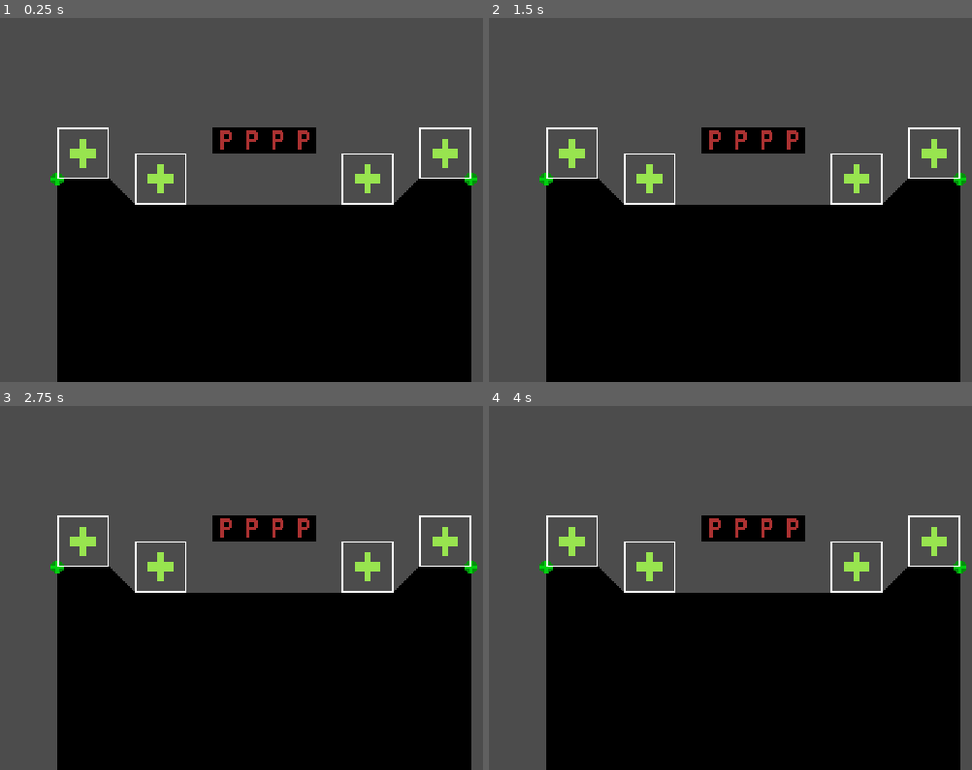
Above: before the commit, frames 1-4 (two rows, left to right).
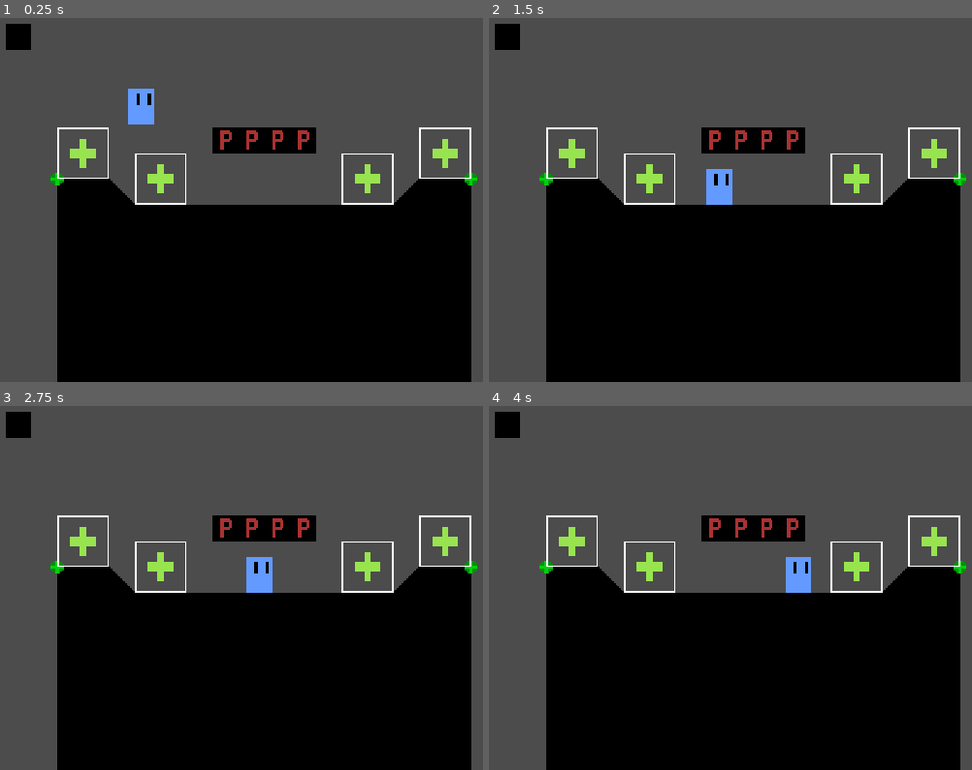
Above: after the commit, the same moments.

Repository: Logn35/SmashBox
Game: Godot game, scene res://Stages/Test Stage.tscn
Same seed, same stepped clock (60 frames per second), same inputs: the game is played once before the commit and once after it.
Inputs:
- Up to frame 1 (0.25 s): no input
- Up to frame 2 (1.5 s): hold D (moveRight, bound only after the commit) 0.53-1.28 s; hold A (moveLeft, bound only after the commit) from 1.28 s (still down)
- Up to frame 3 (2.75 s): release A (moveLeft, bound only after the commit) at 2.03 s; hold D (moveRight, bound only after the commit) from 2.03 s (still down)
- Up to frame 4 (4 s): release D (moveRight, bound only after the commit) at 3.53 s; hold A (moveLeft, bound only after the commit) from 3.53 s (still down)

The runs differ from the first frame. In frame 1, 0.9% of the frame differs, in the area x 1-32%, y 1-30%; in frame 2, 0.9%; in frame 3, 0.9%; in frame 4, 0.9%.

Commit message:
fixed something idk

Diff:
--- a/Stages/Test Stage.tscn
+++ b/Stages/Test Stage.tscn
@@ -1,14 +1,19 @@
-[gd_scene load_steps=5 format=2]
+[gd_scene load_steps=8 format=2]
 
 [ext_resource path="res://Assets/Stage Tiles/SolidTiles.tscn" type="PackedScene" id=1]
 [ext_resource path="res://Assets/Stage Tiles/Ledge.tscn" type="PackedScene" id=2]
 [ext_resource path="res://Assets/Stage Tiles/PlatformBlock.tscn" type="PackedScene" id=3]
 [ext_resource path="res://Assets/Stage Tiles/PlayerSpawner.tscn" type="PackedScene" id=4]
+[ext_resource path="res://Assets/Sprites/characters/Test Character.png" type="Texture" id=5]
+[ext_resource path="res://scripts/KinematicBody2D.gd" type="Script" id=6]
+
+[sub_resource type="RectangleShape2D" id=1]
+extents = Vector2( 8.00864, 11.0268 )
 
 [node name="Test Stage" type="Node2D"]
 
 [node name="SolidTiles" parent="." instance=ExtResource( 1 )]
-tile_data = PoolIntArray( 589831, 0, 0, 589832, 0, 0, 589833, 2, 0 …(2588 unchanged characters)…
+tile_data = PoolIntArray( 196613, 0, 0, 589831, 0, 0, 589832, 0, 0, 589833, 2, 0 …(2588 unchanged characters)…
 
 [node name="Platform Block" parent="." instance=ExtResource( 3 )]
 position = Vector2( 216, 120 )
@@ -39,3 +44,14 @@
 
 [node name="PlayerSpawner4" parent="." instance=ExtResource( 4 )]
 position = Vector2( 352, 128 )
+
+[node name="KinematicBody2D" type="KinematicBody2D" parent="."]
+script = ExtResource( 6 )
+
+[node name="Test Character" type="Sprite" parent="KinematicBody2D"]
+position = Vector2( 163.618, 86.1851 )
+texture = ExtResource( 5 )
+
+[node name="CollisionShape2D" type="CollisionShape2D" parent="KinematicBody2D"]
+position = Vector2( 163.619, 86.2654 )
+shape = SubResource( 1 )
--- a/project.godot
+++ b/project.godot
@@ -33,6 +33,21 @@
 window/stretch/mode="viewport"
 window/stretch/aspect="keep"
 
+[input]
+
+moveLeft={
+"deadzone": 0.5,
+"events": [ Object(InputEventKey,"resource_local_to_scene":false,"resource_name":"","device":0,"alt":false,"shift":false,"control":false,"meta":false,"command":false,"pressed":false,"scancode":65,"unicode":0,"echo":false,"script":null)
+, Object(InputEventKey,"resource_local_to_scene":false,"resource_name":"","device":0,"alt":false,"shift":false,"control":false,"meta":false,"command":false,"pressed":false,"scancode":16777231,"unicode":0,"echo":false,"script":null)
+ ]
+}
+moveRight={
+"deadzone": 0.5,
+"events": [ Object(InputEventKey,"resource_local_to_scene":false,"resource_name":"","device":0,"alt":false,"shift":false,"control":false,"meta":false,"command":false,"pressed":false,"scancode":68,"unicode":0,"echo":false,"script":null)
+, Object(InputEventKey,"resource_local_to_scene":false,"resource_name":"","device":0,"alt":false,"shift":false,"control":false,"meta":false,"command":false,"pressed":false,"scancode":16777233,"unicode":0,"echo":false,"script":null)
+ ]
+}
+
 [rendering]
 
 quality/2d/use_pixel_snap=true
